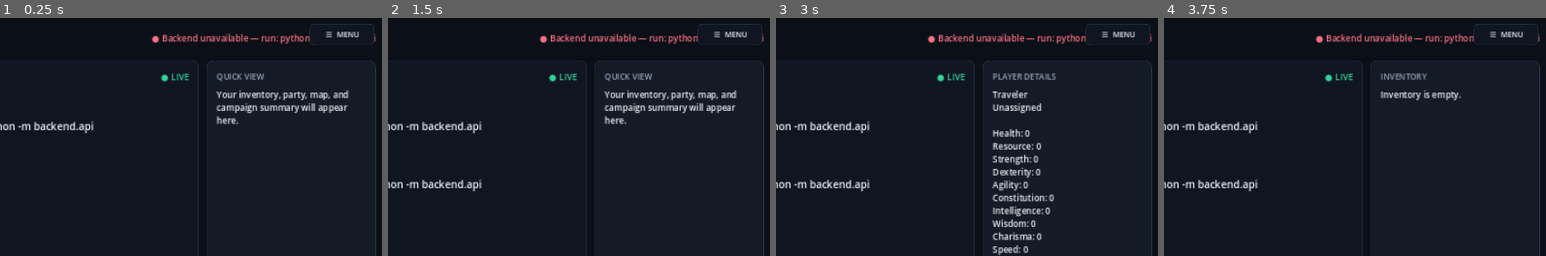
Above: before the commit, frames 1-4 (left to right).
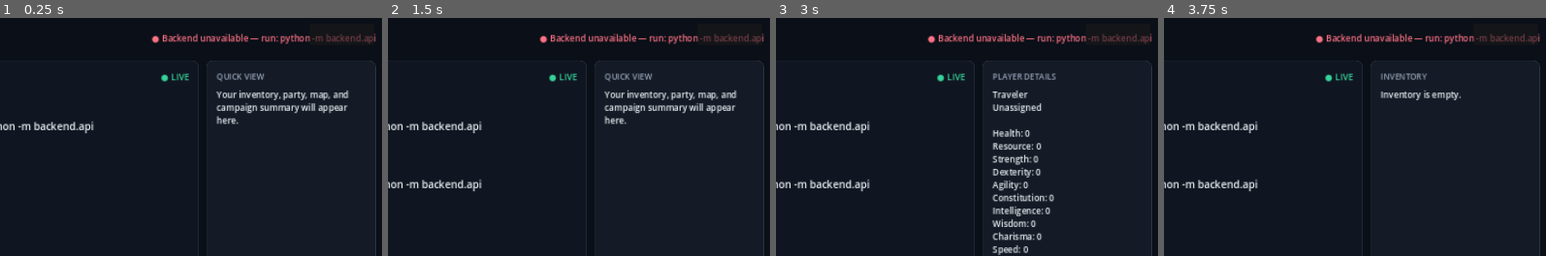
Above: after the commit, the same moments.

Repository: jjhartman2020-tech/the-shattered-realms
Game: Godot game, scene res://main.tscn
Two runs of this game, one before a commit and one after it. Both use one fixed random seed, a clock stepped at 60 frames per second and the inputs below.
Inputs (mouse positions are % of the whole screen's width and height, from its top left):
- Up to frame 1 (0.25 s): no input
- Up to frame 2 (1.5 s): click (45, 88) at 0.52 s; type "12" at 0.6 s; click "REFRESH STATE" at 1.25 s
- Up to frame 3 (3 s): click "SEND" at 2 s; click "PLAYER" at 2.75 s
- Up to frame 4 (3.75 s): click "INVENTORY" at 3.5 s
The pictures show only the part of the screen within x 50-100%, y 0-50%; the shares and areas given below are measured in that part.

The runs differ from the first frame. In frame 1, 0.5% of the frame differs, in the area x 80-98%, y 2-12%; in frame 2, 0.5%; in frame 3, 0.5%; in frame 4, 0.5%.
Error after the commit: Parse Error: Cannot infer the type of "creator_is_open" variable because the value doesn't have a set type. (res://menu_button_proxy.gd:44)

Commit message:
Prevent menu shortcuts from interrupting text input

Diff:
--- a/godot/menu_button_proxy.gd
+++ b/godot/menu_button_proxy.gd
@@ -40,7 +40,9 @@
 func _process(_delta: float) -> void:
 	if overlay == null:
 		overlay = get_parent().get_node_or_null("MenuOverlay")
-	visible = overlay == null or not overlay.visible
+	var creator = get_parent().get_node_or_null("CharacterCreation")
+	var creator_is_open := creator != null and creator.visible
+	visible = (overlay == null or not overlay.visible) and not creator_is_open
 
 
 func _input(event: InputEvent) -> void:
@@ -52,6 +54,9 @@
 			_open_menu()
 			get_viewport().set_input_as_handled()
 	elif event is InputEventKey:
+		var focused_control := get_viewport().gui_get_focus_owner()
+		if focused_control is LineEdit or focused_control is TextEdit:
+			return
 		var key_event := event as InputEventKey
 		if key_event.pressed and not key_event.echo and key_event.keycode == KEY_M:
 			_open_menu()
